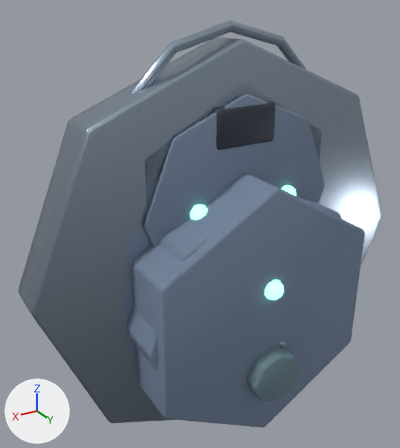
A saved change to the Blender file assets-source/blender/buildings/auto_collector.blend.
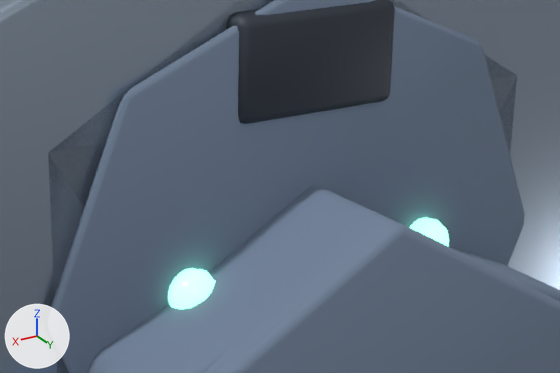
Old and new are each drawn whole from a camera (50 mm lens) standing at (3.14, 4.68, 3.96) and looking at (0.2, -0.21, 1.51) and again close up on the part from 32% to 85% of the width and 23% to 54% of the height. The lights are fixed; the arrows at lower left show +X, +Y and +Z. The first two pictures are the older version.

Names of what the first close-up shows: 'LOD1_PROXY_base', 'LOD1_PROXY_cap', 'LOD2_PROXY_base', 'LOD2_PROXY_cap', 'hopper', 'pipeLamp.-0.55', 'pipeLamp.0.55', 'pylon'.
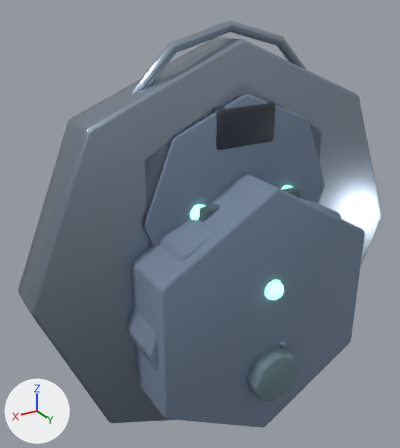
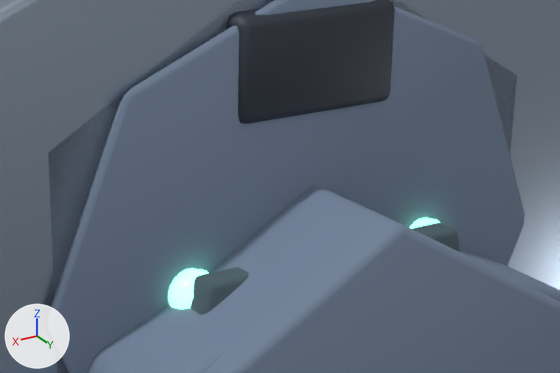
Edits to the bpy script that builds the scene:
```text
Add mat_mat_auto_collector_stonedark:
    mat_mat_auto_collector_stonedark = principled_material('MAT_auto_collector_stoneDark')
    mat_mat_auto_collector_stonedark.base_color = (0.0812, 0.128, 0.151)  # greyish cyan #50646c
    mat_mat_auto_collector_stonedark.roughness = 0.97
Add me_collectorguardmesh:
    me_collectorguardmesh.from_pydata([(-0.72, 1.35, -0.06), (0.72, 1.35, -0.06), (0.58, 2.0, -0.06), (-0.58, 2.0, -0.06), (-0.72, 1.35, 0.06), (0.72, 1.35, 0.06), (0.58, 2.0, 0.06), (-0.58, 2.0, 0.06)], [], [(3, 2, 1, 0), (4, 5, 6, 7), (0, 1, 5, 4), (1, 2, 6, 5), (2, 3, 7, 6), (3, 0, 4, 7)])
    me_collectorguardmesh.polygons.foreach_set('use_smooth', [True] * 6)
    me_collectorguardmesh.materials.append(mat_mat_auto_collector_stonedark)  # greyish cyan #50646c
Add ob_collectorguard:
    ob_collectorguard = bpy.data.objects.new('collectorGuard', me_collectorguardmesh)
    ob_collectorguard.parent = ob_buildingroot
    ob_collectorguard.location = (0.0, 0.0, -0.46)
    _m = ob_collectorguard.modifiers.new('soft bevel', 'BEVEL')
    _m.width = 0.025
    _m.width_pct = 0.025
    _m.segments = 2
```

What differs and where, as boxes (x1, y1, x2, y2) in the close-ups (560 x 373 px):
'collectorGuard', added: after (190, 223, 460, 315)
